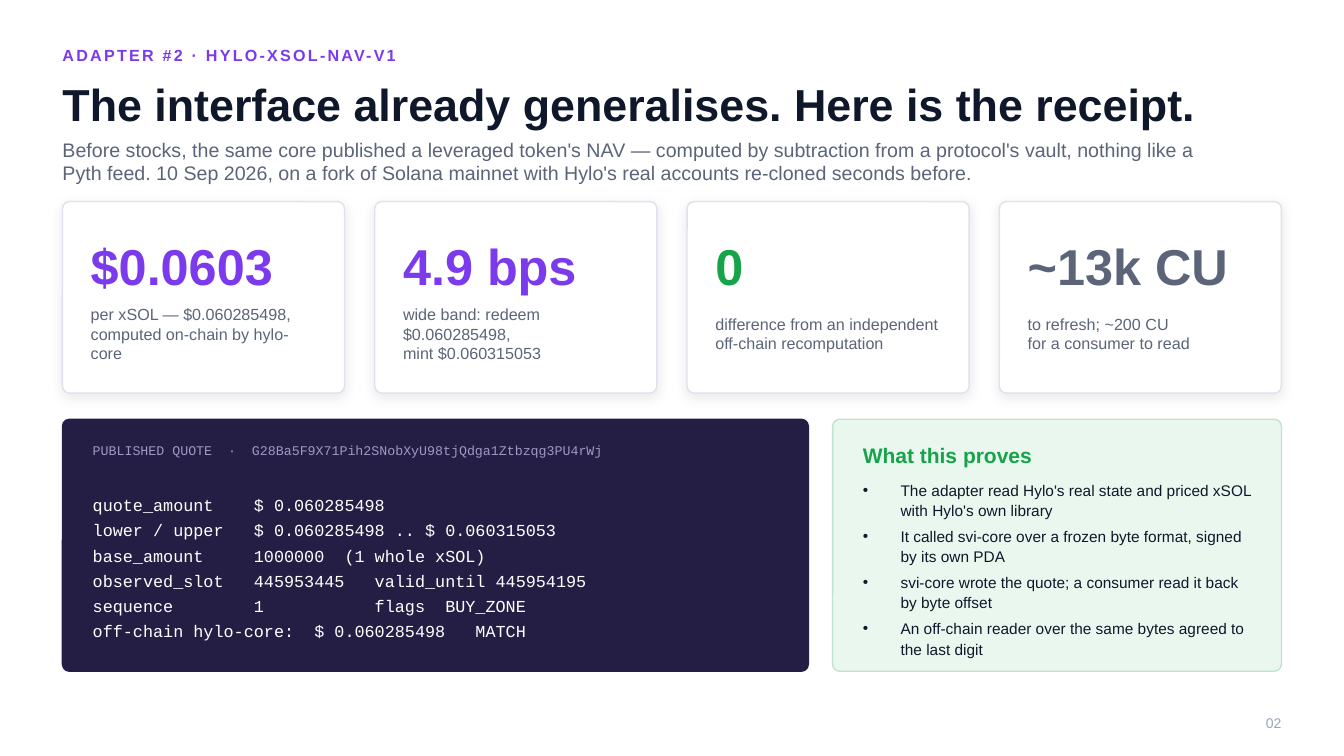
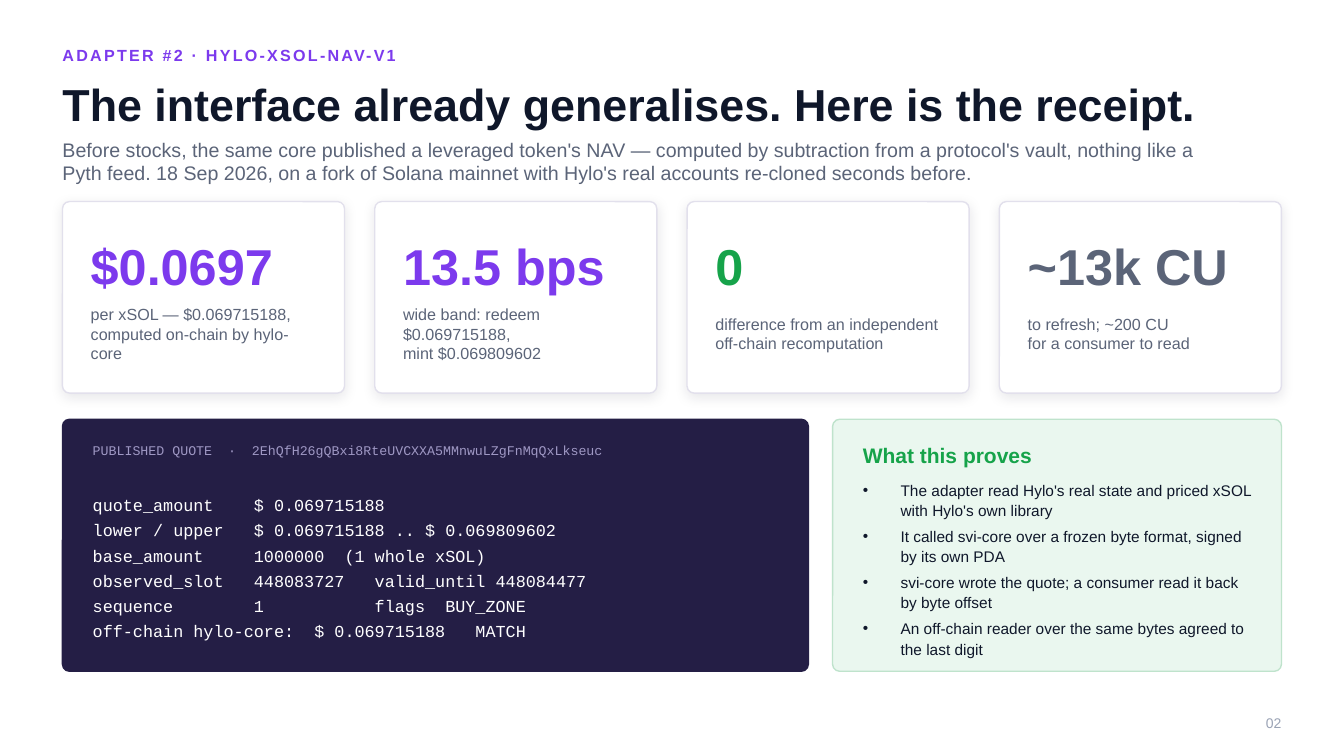
Before and after one commit to princedotrs/solana-valuation-interface, a slide deck: slide 2 of docs/deck/svi-pitch-deck.pptx. Drawn at 1344x756 pixels with LibreOffice and Linux fonts; fonts in the diff are those of the drawing. Boxes give left, top, right and bottom in pixels: in the first picture for what was removed or moved away, otherwise in the second. Text is boxed around its words. In the diff, an @@ line names an element or a change of style, - is before the commit and + after.

Commit message:
docs: record the 18 Sep publication and carry its figures through the deck
The adapter published a real xSOL NAV on a mainnet fork and an independent
off-chain reader agreed to the ninth decimal. That is the first time the whole
path has run end to end -- deploy, initialise, refresh, read back, verify -- and
it is the claim the deck leads with, so it now cites that run rather than the
read-only recomputation from eight days earlier.

docs/validation/2026-09-18-xsol-nav-surfnet.md is the receipt: the quote
account, the value and its band, the flags, both program ids, all three
transaction signatures, and what was and was not simulated. No Hylo or Pyth
byte was altered; the clock was pinned to the snapshot's own slot for the one
instruction that reads it, because Hylo's oracle window is ten seconds and a
Surfnet's fixed 400ms tick cannot satisfy both its slot and timestamp
constraints on any fork more than a few minutes old. At the pinned slot the
Pyth update was one second and one slot old, inside Hylo's own tolerance.

It also says plainly that this ran on a fork, that Hylo is mainnet-only so the
adapter cannot be meaningfully deployed to devnet, that no consumer reads the
feed, and that nothing should be collateralised against it before an audit.

status_flags 0b10000 is BUY_ZONE -- Hylo's own protocol state reported through
the quote, not a fault. Worth knowing before being asked about it on camera.

The deck's receipt slide, the build-status row and the lender worked example
all carry the new figures, including the arithmetic: 100,000 xSOL at the new
lower bound is $6,971.52 of collateral, $4,183 borrowable at 60% LTV. The band
is 13.5 bps rather than 4.9, so that stat changed too. A grep over the built
pptx confirms no figure from the old run survives anywhere in it.

```diff
--- a/docs/deck/svi-pitch-deck.pptx
+++ b/docs/deck/svi-pitch-deck.pptx
@@ text at (x1=62, y1=143, x2=1193, y2=184): text changed @@
-Before stocks, the same core published a leveraged token's NAV — computed by subtraction from a protocol's vault, nothing like a Pyth feed. 10 Sep 2026, on a fork of Solana mainnet with Hylo's real accounts re-cloned seconds before.
+Before stocks, the same core published a leveraged token's NAV — computed by subtraction from a protocol's vault, nothing like a Pyth feed. 18 Sep 2026, on a fork of Solana mainnet with Hylo's real accounts re-cloned seconds before.
@@ text at (x1=91, y1=247, x2=273, y2=289): text changed @@
-$0.0603
+$0.0697
@@ text at (x1=403, y1=248, x2=605, y2=295): text changed @@
-4.9 bps
+13.5 bps
@@ text at (x1=91, y1=308, x2=290, y2=324): text changed @@
-per xSOL — $0.060285498,
+per xSOL — $0.069715188,
@@ text at (x1=403, y1=308, x2=541, y2=360): text changed @@
-wide band: redeem $0.060285498,
-mint $0.060315053
+wide band: redeem $0.069715188,
+mint $0.069809602
@@ text at (x1=93, y1=446, x2=602, y2=458): text changed @@
-PUBLISHED QUOTE · G28Ba5F9X71Pih2SNobXyU98tjQdga1Ztbzqg3PU4rWj
+PUBLISHED QUOTE · 2EhQfH26gQBxi8RteUVCXXA5MMnwuLZgFnMqQxLkseuc
@@ text at (x1=93, y1=499, x2=556, y2=540): text changed @@
-quote_amount $ 0.060285498
-lower / upper $ 0.060285498 .. $ 0.060315053
+quote_amount $ 0.069715188
+lower / upper $ 0.069715188 .. $ 0.069809602
@@ text at (x1=93, y1=575, x2=587, y2=589): text changed @@
-observed_slot 445953445 valid_until 445954195
+observed_slot 448083727 valid_until 448084477
@@ text at (x1=93, y1=625, x2=525, y2=641): text changed @@
-off-chain hylo-core: $ 0.060285498 MATCH
+off-chain hylo-core: $ 0.069715188 MATCH
```
Also in this commit, not shown: 2 other slides changed, 3 other files.
